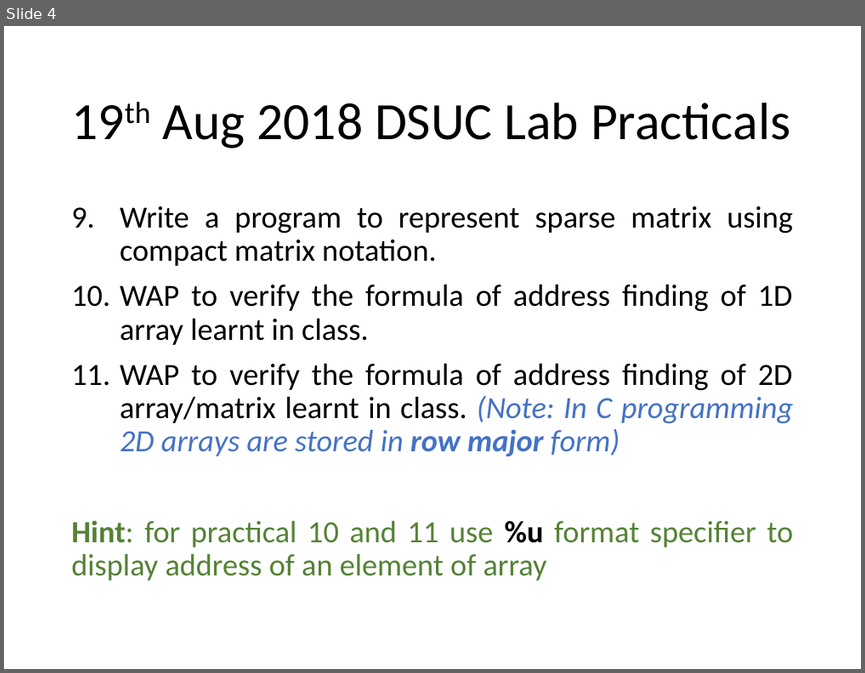
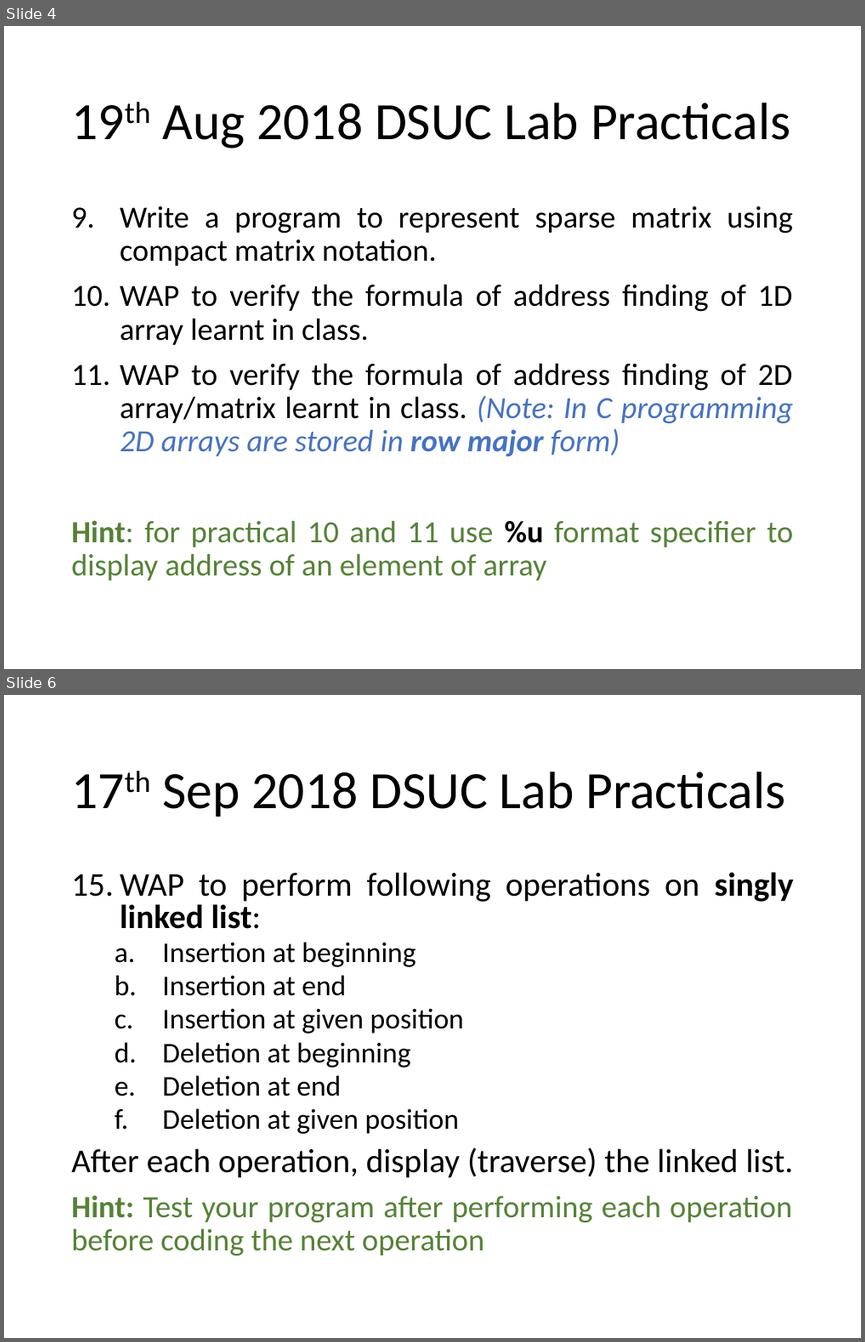
Before and after one commit to anubhavpatrick/Data-Structures-Using-C-Lab, a slide deck: lab practicals.pptx. Shown one above the other, each under a label of ours: slide 4 before the commit, slides 4 and 6 after it; the slides between them are not shown. The pictures are 865x673 and 865x1342 pixels, drawn with LibreOffice and Linux fonts; fonts in the diff are those of the drawing. Boxes give left, top, right and bottom in pixels: in the first picture for what was removed or moved away, otherwise in the second. Text is boxed around its words. In the diff, an @@ line names an element or a change of style, - is before the commit and + after.

```diff
--- a/lab practicals.pptx
+++ b/lab practicals.pptx
@@ slide 6 added at [4, 695, 861, 1338], background #FFFFFF @@
@@ title added at [163, 771, 785, 817], 44 pt, text #000000 @@
+17th Sep 2018 DSUC Lab Practicals
@@ text added at [71, 872, 794, 1256], 24 pt, text #000000 @@
+15. WAP to perform following operations on singly linked list:
+  a. Insertion at beginning
+  b. Insertion at end
+  c. Insertion at given position
+  d. Deletion at beginning
+  e. Deletion at end
+  f. Deletion at given position
+After each operation, display (traverse) the linked list.
+Hint: Test your program after performing each operation before coding the next operation
```
Also in this commit, not shown: 2 other slides added, 3 other files.
